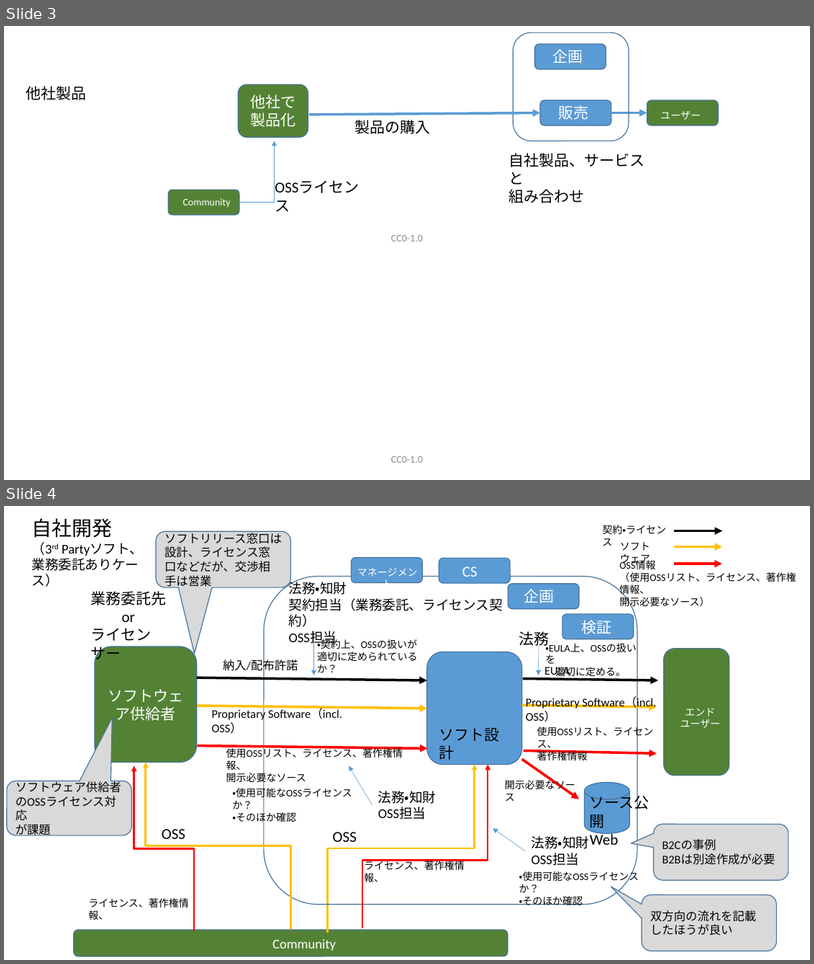
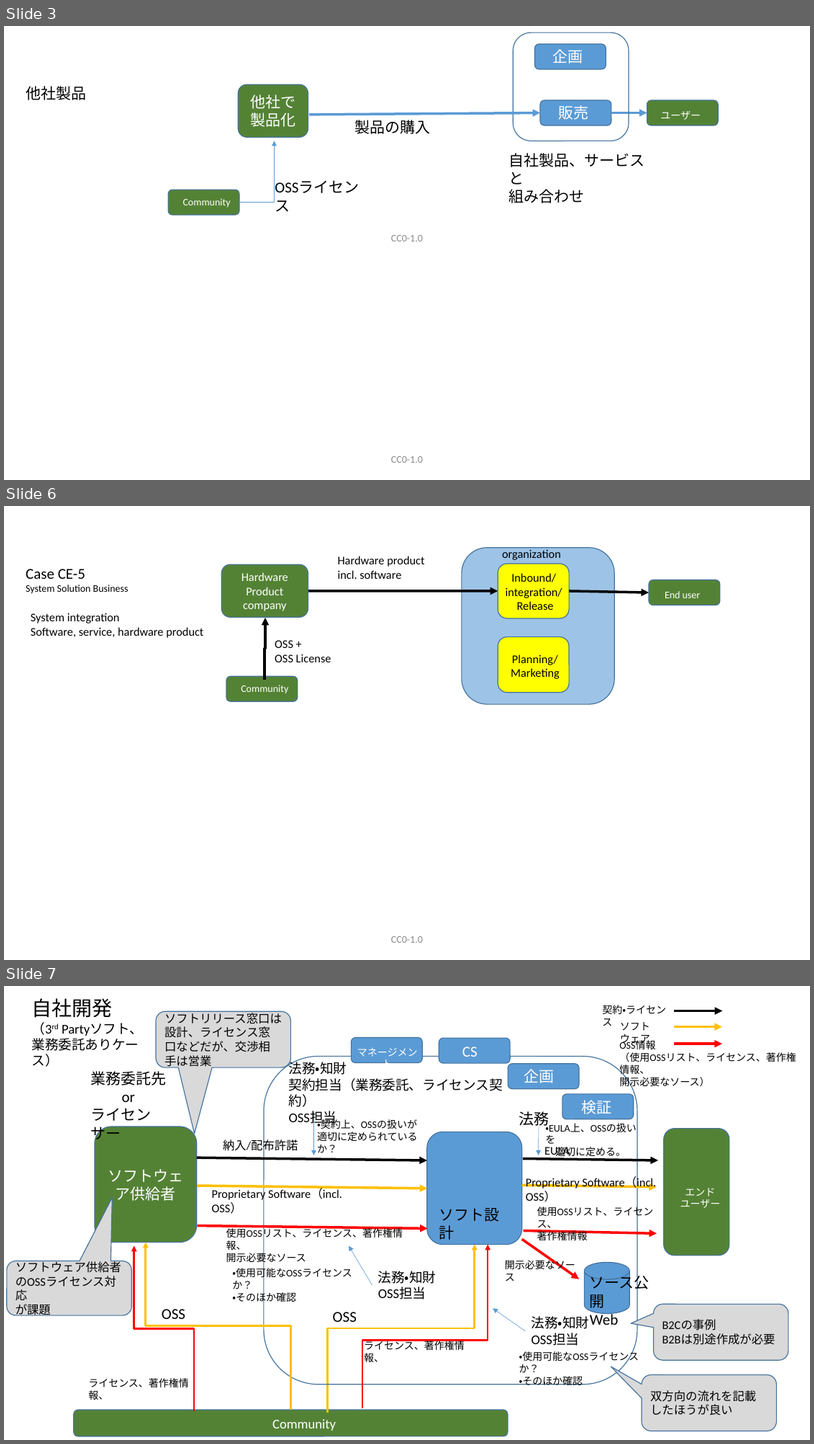
Before and after one commit to OpenChain-Project/OpenChain-JWG, a slide deck: CaseStudy/BusinessFlow/BusinessFlow-CE.pptx. Shown one above the other, each under a label of ours: slides 3 and 4 before the commit, slides 3, 6 and 7 after it; the slides between them are not shown. The pictures are 814x964 and 814x1444 pixels, drawn with LibreOffice and Linux fonts; fonts in the diff are those of the drawing. Boxes give left, top, right and bottom in pixels: in the first picture for what was removed or moved away, otherwise in the second. Text is boxed around its words. In the diff, an @@ line names an element or a change of style, - is before the commit and + after.

```diff
--- a/CaseStudy/BusinessFlow/BusinessFlow-CE.pptx
+++ b/CaseStudy/BusinessFlow/BusinessFlow-CE.pptx
@@ slide 6 added at (4, 506, 810, 960), background #FFFFFF @@
@@ group added at (26, 548, 721, 705): 9 texts, 6 rounded rectangles, 2 arrows, 1 elbow arrow @@
+Case CE-5
+System Solution Business
+End user
+Community
+Hardware Product company
+Hardware product incl. software
+System integration
+Software, service, hardware product
+OSS +
+OSS License
+Inbound/
+integration/
+Release
+Planning/Marketing
+organization
@@ text added at (391, 936, 423, 942), 12 pt, text #8C8C8C @@
+CC0-1.0
@@ what was slide 4 is now slide 7 @@
```
Also in this commit, not shown: 2 other slides added, 1 other file.
